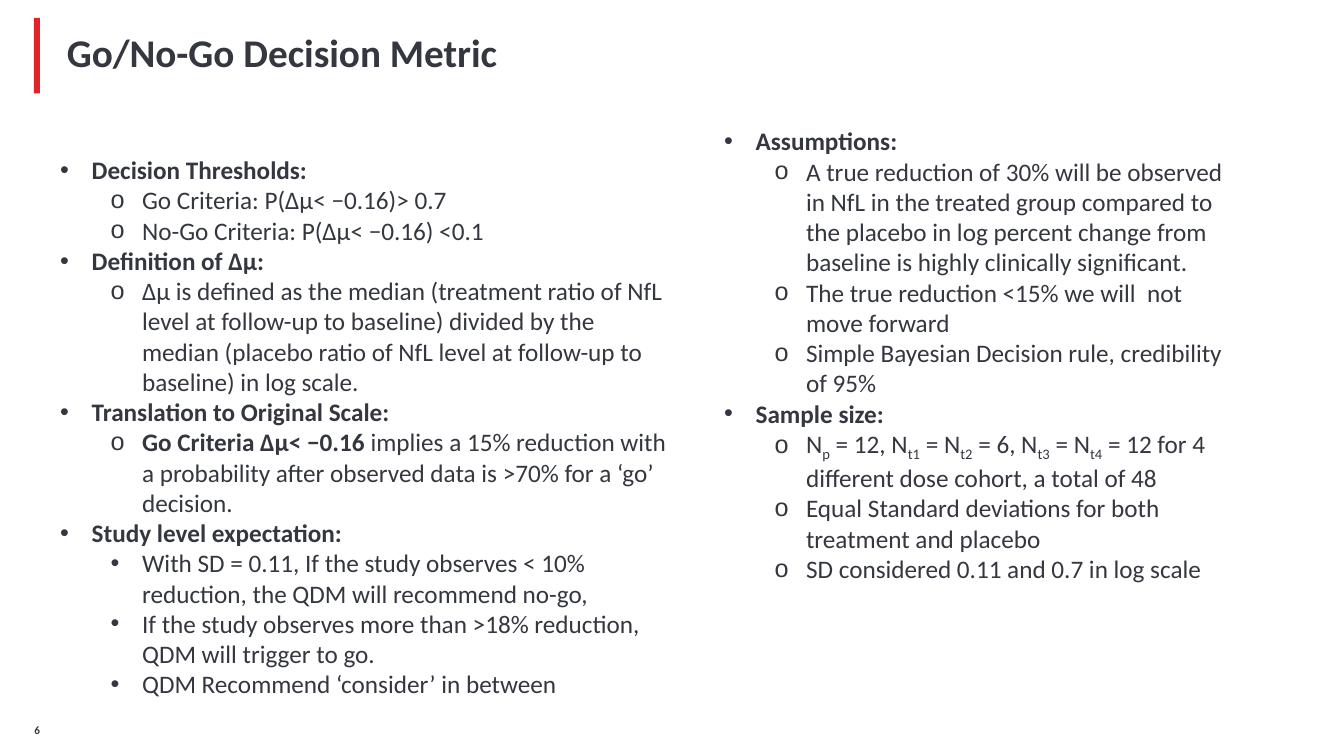
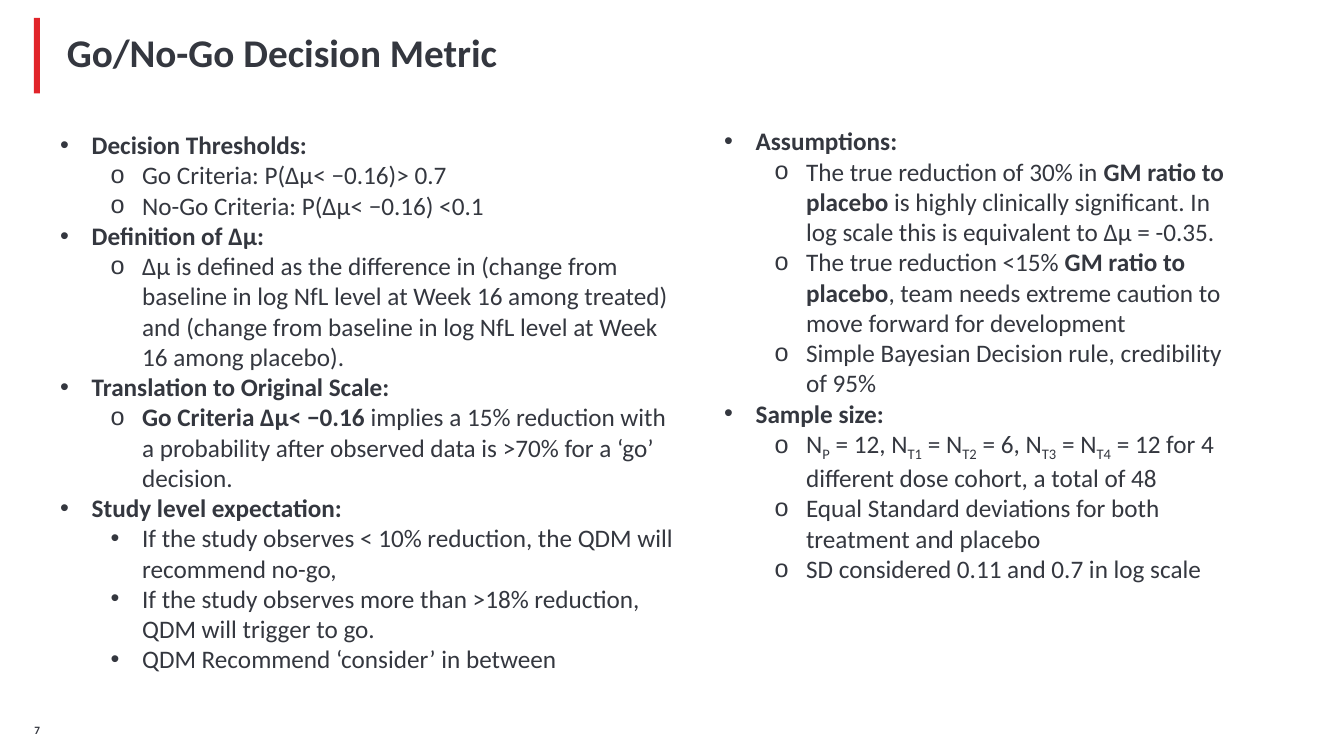
Before and after one commit to YushufSharker/ALS, a slide deck: slide 8 of OutputDocuments/ALS_Slide_deck_STAT.pptx (slide 7 before the commit). Drawn at 1344x756 pixels with LibreOffice and Linux fonts; fonts in the diff are those of the drawing; background and template pictures are left out. Boxes give left, top, right and bottom in pixels: in the first picture for what was removed or moved away, otherwise in the second. Text is boxed around its words. In the diff, an @@ line names an element or a change of style, - is before the commit and + after.

```diff
--- a/OutputDocuments/ALS_Slide_deck_STAT.pptx
+++ b/OutputDocuments/ALS_Slide_deck_STAT.pptx
@@ text "Decision Thresholds:": place and size @@
-text "Decision Thresholds:" at (92, 161, 665, 697)
+text "Decision Thresholds:" at (92, 136, 672, 672)
@@ text at (806, 163, 1224, 336): text changed @@
-  o A true reduction of 30% will be observed in NfL in the treated group compared to the placebo in log percent change from baseline is highly clinically significant.
-  o The true reduction <15% we will not move forward
+  o The true reduction of 30% in GM ratio to placebo is highly clinically significant. In log scale this is equivalent to Δμ = -0.35.
+  o The true reduction <15% GM ratio to placebo, team needs extreme caution to move forward for development
@@ text at (142, 256, 667, 371): text changed @@
-  o Δμ is defined as the median (treatment ratio of NfL level at follow-up to baseline) divided by the median (placebo ratio of NfL level at follow-up to baseline) in log scale.
+  o Δμ is defined as the difference in (change from baseline in log NfL level at Week 16 among treated) and (change from baseline in log NfL level at Week 16 among placebo).
@@ text at (806, 435, 1214, 490): text changed @@
-  o Np = 12, Nt1 = Nt2 = 6, Nt3 = Nt4 = 12 for 4 different dose cohort, a total of 48
+  o NP = 12, NT1 = NT2 = 6, NT3 = NT4 = 12 for 4 different dose cohort, a total of 48
@@ text at (142, 529, 672, 583): text changed @@
-  • With SD = 0.11, If the study observes < 10% reduction, the QDM will recommend no-go,
+  • If the study observes < 10% reduction, the QDM will recommend no-go,
@@ page number at (34, 726, 40, 734): text changed @@
-6
+7
```
Also in this commit, not shown: 11 other slides changed, 3 slides added, 1 other file.
